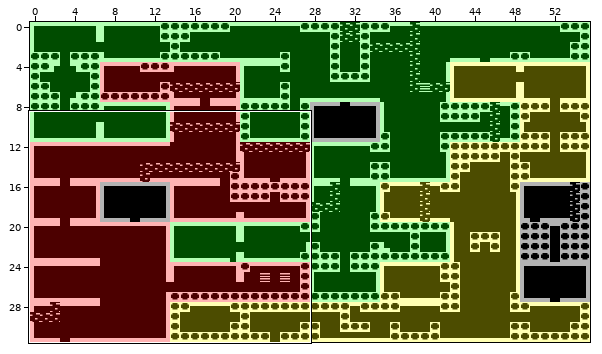
Level history. Tiled map: src/tiled/dungeons.tmx. The first picture is a wide view before the edit; the outline marks the close-up.
Close-up. As it was:
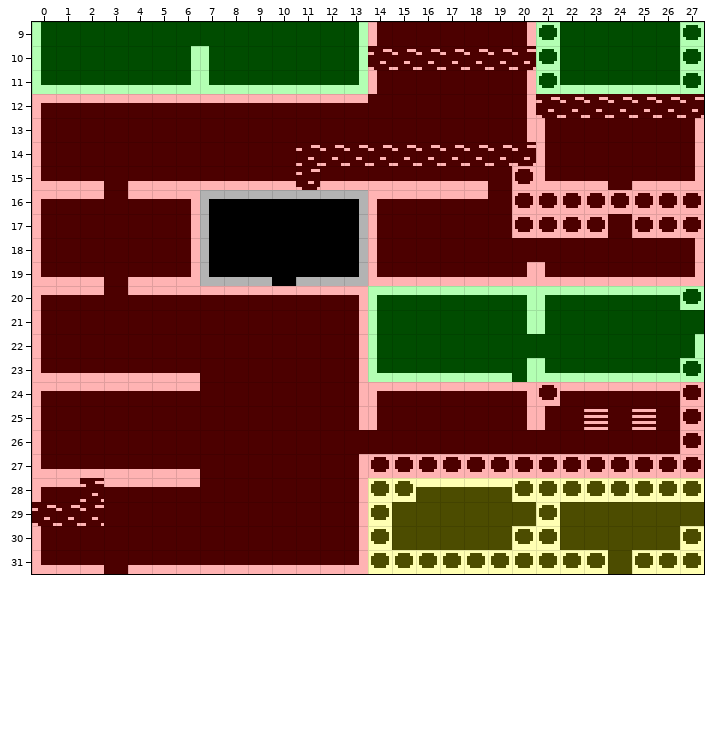
Cells are 16x16 px. Shown: x 0..27, y 9..31.
The result:
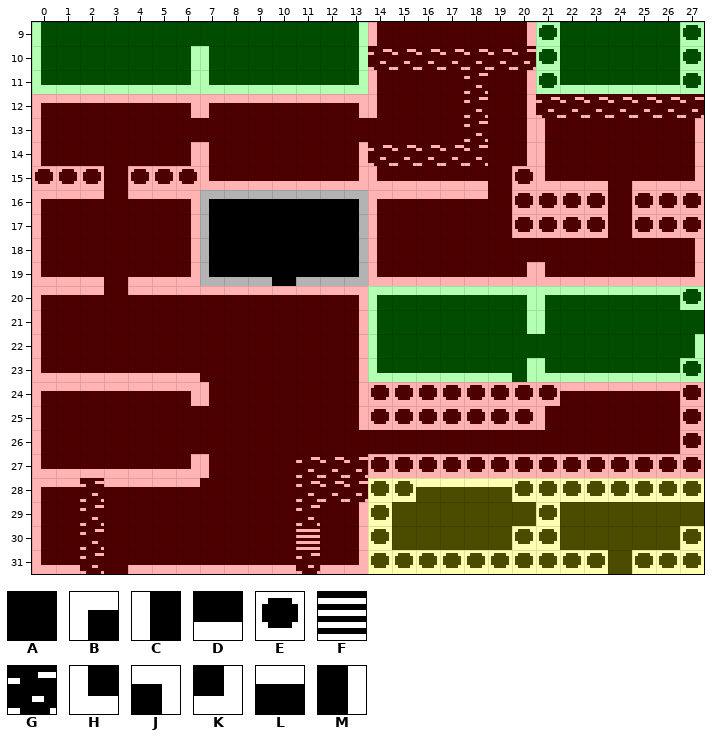
Key: from "overworld": A 0, B 1, C 2, D 3, E 4, F 5, G 6, H 8, J 9, K 10, L 11, M 12.
_ is an empty cell.
Log entry: dungeon one good
What changed:
Layer "Tile Layer 1":
y 11: x 18 A -> G
y 12: x 6..7 LL -> JB; x 13..14 LA -> JC; x 18 A -> G
y 13: x 18 A -> G
y 14: x 6..7 AA -> MC; x 11..13 GGG -> AAM; x 19..20 GG -> AM
y 15: x 0..2 HDD -> EEE; x 4..7 DDDD -> EEEH; x 11 G -> D; x 13..14 DD -> KH
y 16: x 24 E -> A
y 24: x 6..7 LA -> JC; x 14..20 BLLLLLJ -> EEEEEEE
y 25: x 14..20 CAAAAAM -> EEEEEEE; x 23 F -> A; x 25 F -> A
y 27: x 6..7 DA -> KC; x 11..13 AAM -> GGG
y 28: x 11..13 AAM -> GGG
y 29: x 0..1 GG -> CA; x 11 A -> G
y 30: x 2 A -> G; x 11 A -> F
y 31: x 2 D -> G; x 11 D -> G
